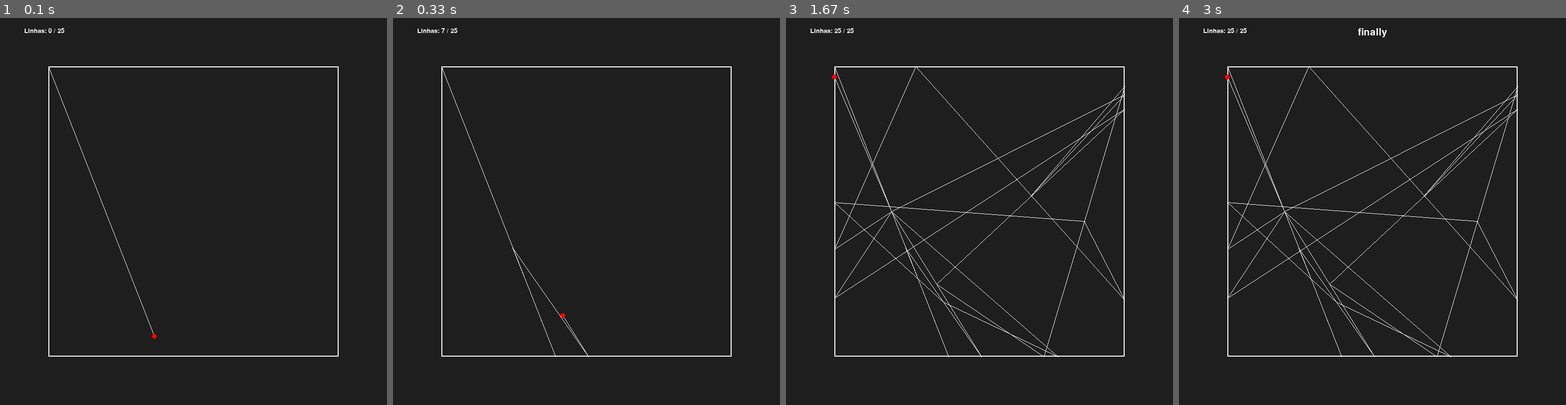
Above: before the commit, frames 1-4 (left to right).
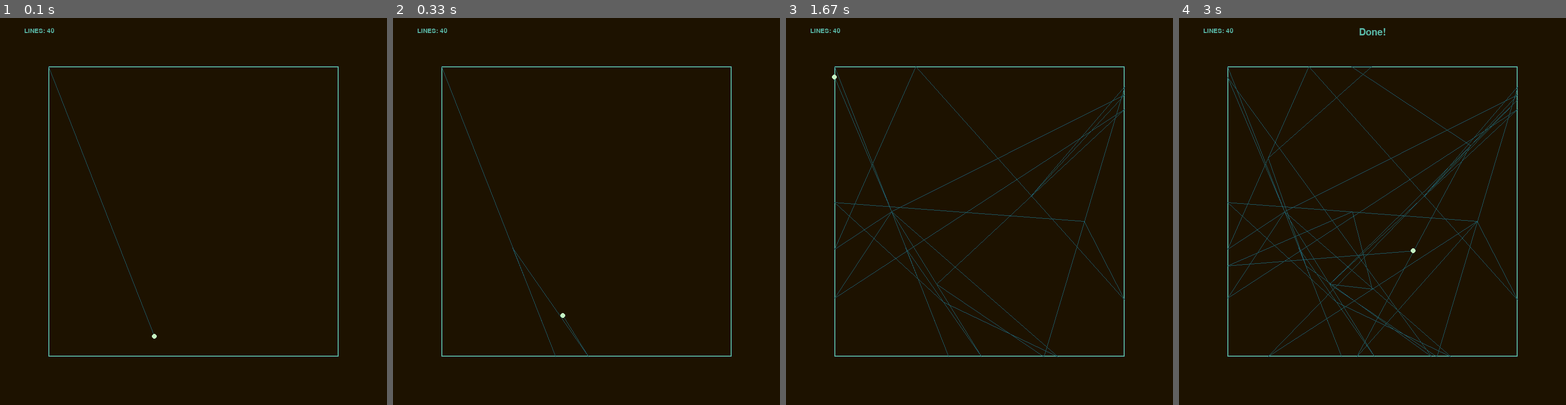
Above: after the commit, the same moments.

Repository: joao-prs/python-tips
Game: pygame game, started from redline_pygame/spider.py
Two runs of this game, one before a commit and one after it. Both use one fixed random seed, a clock stepped at 60 frames per second and the inputs below.
Inputs:
- Up to frame 1 (0.1 s): no input
- Up to frame 2 (0.33 s): no input
- Up to frame 3 (1.67 s): no input
- Up to frame 4 (3 s): no input

The runs differ from the first frame. In frame 1, 100% of the frame differs, in the area x 0-100%, y 0-100%; in frame 2, 100%; in frame 3, 100%; in frame 4, 100%.

Commit message:
updt: web color

Diff:
--- a/redline_pygame/spider.py
+++ b/redline_pygame/spider.py
@@ -11,9 +11,12 @@
 pygame.display.set_caption("Teia da Aranha")
 
 # Cores
-WHITE = (255, 255, 255)
-RED = (255, 0, 0)
-BG_COLOR = (30, 30, 30)
+SPIDER_COLOR = (196, 240, 194)
+LINE_1_COLOR = (30, 96, 110)
+LINE_2_COLOR = (90, 185, 168)
+BG_COLOR = (29, 18, 0)
+
+
 
 # Configurações da área quadrada
 PADDING = 100
@@ -23,7 +26,7 @@
 speed = 100  # pixels por frame
 
 # Número máximo de linhas (ajuste este valor conforme necessário)
-max_lines = 25
+max_lines = 40
 
 # Estado da aranha
 points = []  # Pontos já conectados
@@ -33,7 +36,7 @@
 teia_completa = False  # Flag para indicar que a teia está completa
 
 def random_wall_point():
-    """Gera um ponto aleatório em uma das paredes do quadrado"""
+    """Gera um ponto aleatório em uma das paSPIDER_COLORes do quadrado"""
     wall = random.choice(["top", "bottom", "left", "right"])
     if wall == "top":
         return (random.randint(BOX_RECT.left, BOX_RECT.right), BOX_RECT.top)
@@ -72,7 +75,7 @@
 
 while running:
     screen.fill(BG_COLOR)
-    pygame.draw.rect(screen, WHITE, BOX_RECT, 2)
+    pygame.draw.rect(screen, LINE_2_COLOR, BOX_RECT, 2)
 
     for event in pygame.event.get():
         if event.type == pygame.QUIT:
@@ -110,24 +113,25 @@
 
     # Desenha as linhas existentes
     for line in lines:
-        pygame.draw.line(screen, WHITE, line[0], line[1], 1)
+        pygame.draw.line(screen, LINE_1_COLOR, line[0], line[1], 1)
 
     # Desenha a linha atual em construção (só se não tiver completado)
     if current_line and spider["target"] and not teia_completa:
-        pygame.draw.line(screen, WHITE, current_line[0], spider["pos"], 1)
+        pygame.draw.line(screen, LINE_1_COLOR, current_line[0], spider["pos"], 1)
 
     # Desenha a bolinha (aranha)
-    pygame.draw.circle(screen, RED, (int(spider["pos"][0]), int(spider["pos"][1])), dot_radius)
+    pygame.draw.circle(screen, SPIDER_COLOR, (int(spider["pos"][0]), int(spider["pos"][1])), dot_radius)
 
     # Mostra o número de linhas criadas
     font = pygame.font.SysFont(None, 20)
-    text = font.render(f"Linhas: {len(lines)} / {max_lines}", True, WHITE)
+    #text = font.render(f"LINES: {len(lines)} / {max_lines}", True, LINE_2_COLOR)
+    text = font.render(f"LINES: {max_lines}", True, LINE_2_COLOR)
     screen.blit(text, (50, 20))
 
     # Mostra mensagem quando a teia estiver completa
     if teia_completa:
         font = pygame.font.SysFont(None, 30)
-        texto_completo = font.render("finally", True, WHITE)
+        texto_completo = font.render("Done!", True, LINE_2_COLOR)
         text_rect = texto_completo.get_rect(center=(WIDTH//2, 30))
         screen.blit(texto_completo, text_rect)
 
